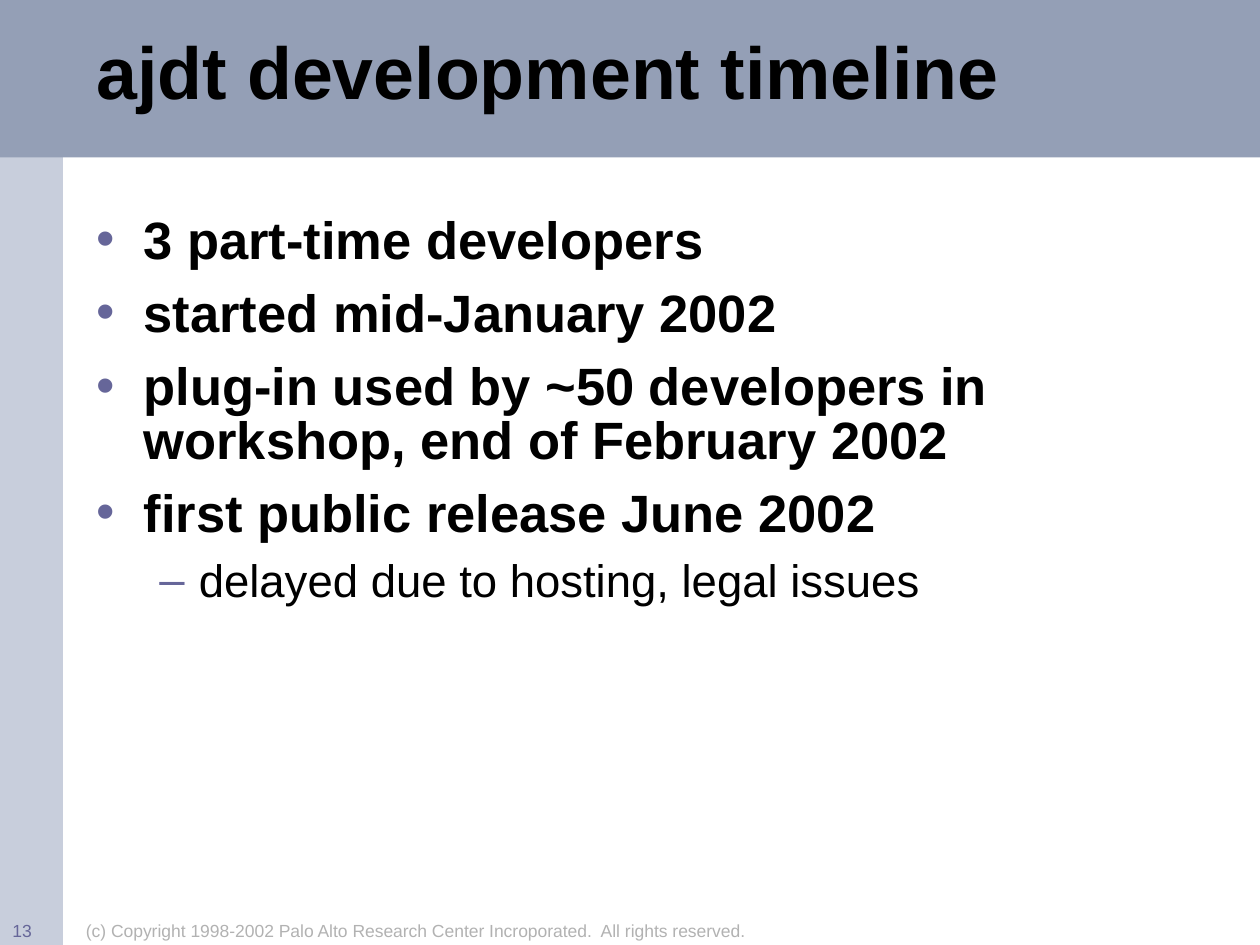
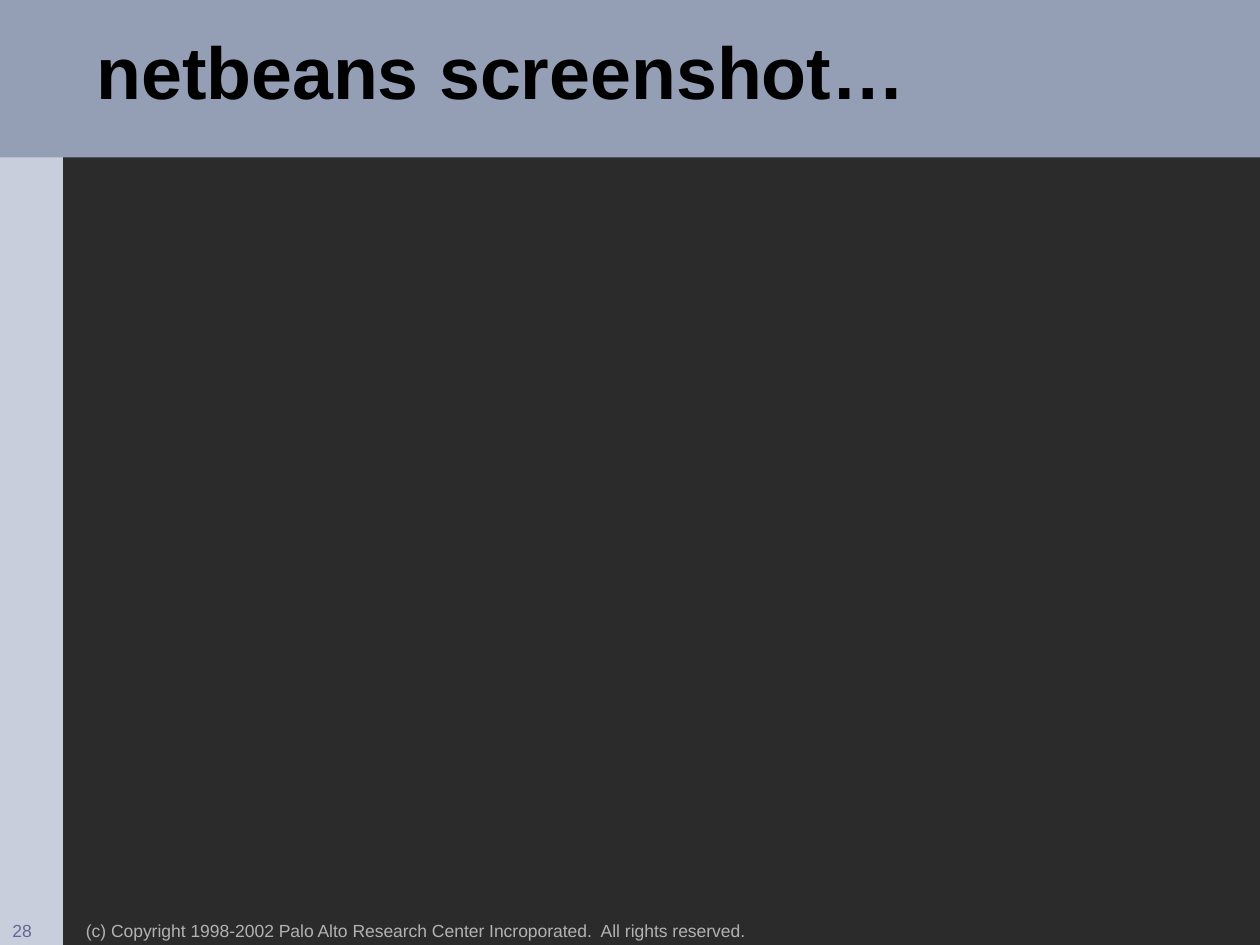
Before and after one commit to eclipse-aspectj/aspectj, a slide deck: slide 28 of docs/teaching/demos/oopsla2002.ppt (slide 13 before the commit). Drawn at 1260x945 pixels with LibreOffice and Linux fonts; fonts in the diff are those of the drawing; background and template pictures are left out; a plain dark background stands for a picture behind light text. Boxes give left, top, right and bottom in pixels: in the first picture for what was removed or moved away, otherwise in the second. Text is boxed around its words. In the diff, an @@ line names an element or a change of style, - is before the commit and + after.

```diff
--- a/docs/teaching/demos/oopsla2002.ppt
+++ b/docs/teaching/demos/oopsla2002.ppt
@@ background #FFFFFF to picture (left out) @@
@@ title at box(96, 45, 905, 100): text changed @@
-ajdt development timeline
+netbeans screenshot…
@@ text removed at box(144, 221, 987, 606) @@
-• 3 part-time developers
-• started mid-January 2002
-• plug-in used by ~50 developers in workshop, end of February 2002
-• first public release June 2002
-  – delayed due to hosting, legal issues
@@ page number at box(12, 925, 31, 937): text changed @@
-13
+28
```
Also in this commit, not shown: 14 other slides changed, 23 slides added.
